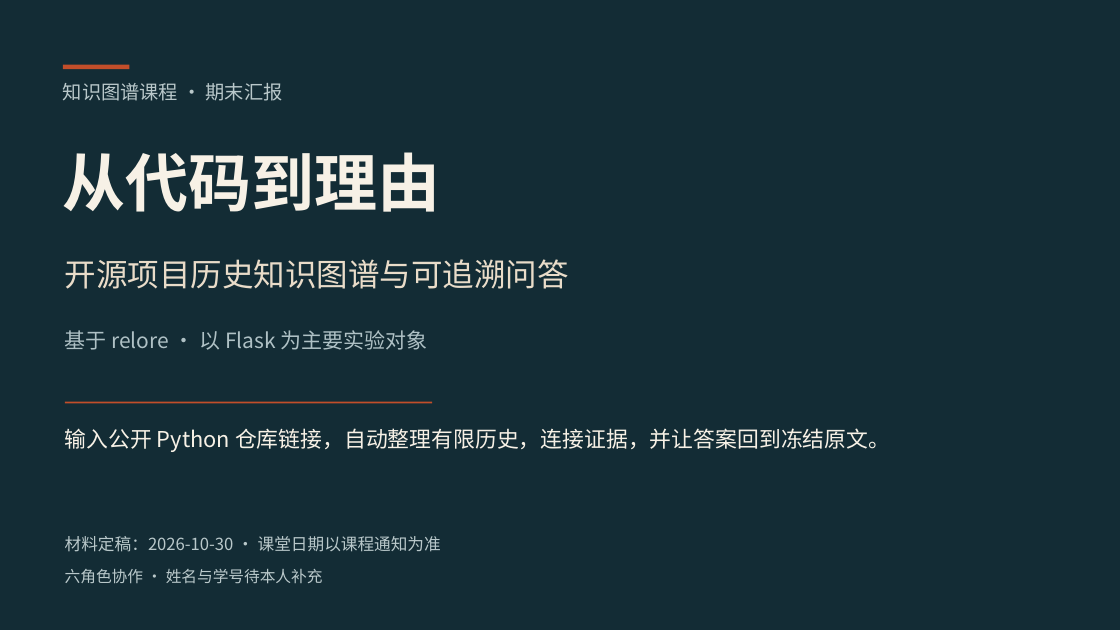
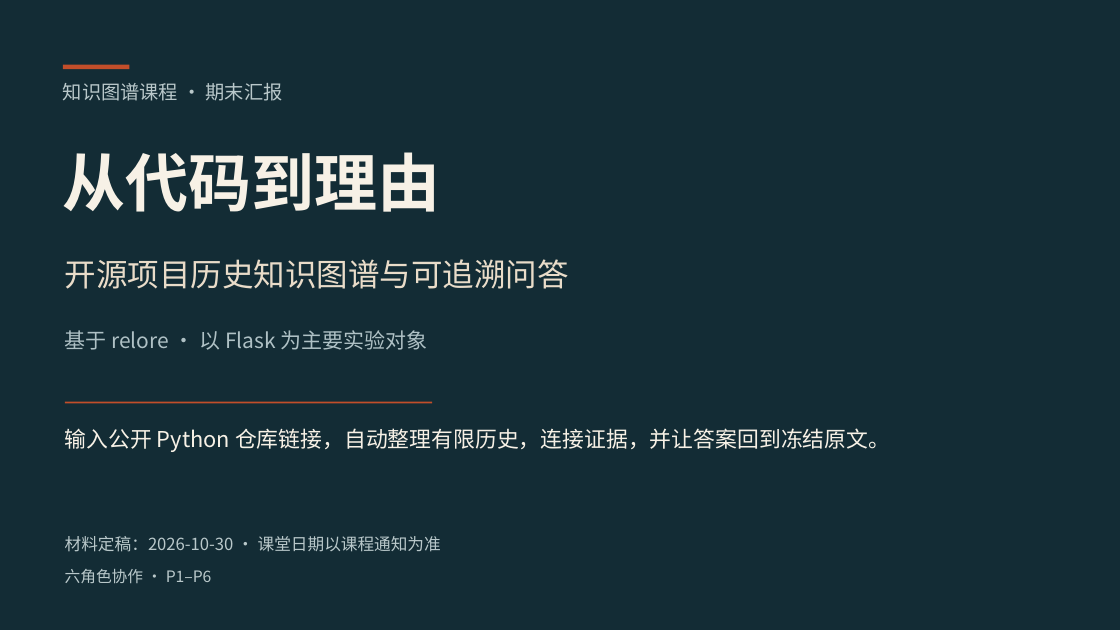
Before and after one commit to Charlie-Yong/relore-kg-archaeologist, a slide deck: slide 1 of demo/final/期末汇报_20261030最终版.pptx. Drawn at 1120x630 pixels with LibreOffice and Linux fonts; fonts in the diff are those of the drawing. Boxes give left, top, right and bottom in pixels: in the first picture for what was removed or moved away, otherwise in the second. Text is boxed around its words. In the diff, an @@ line names an element or a change of style, - is before the commit and + after.

```diff
--- a/demo/final/期末汇报_20261030最终版.pptx
+++ b/demo/final/期末汇报_20261030最终版.pptx
@@ text at [65,569,212,583]: text changed @@
-六角色协作 · 姓名与学号待本人补充
+六角色协作 · P1–P6
```
Also in this commit, not shown: 2 other slides changed, 25 other files.
